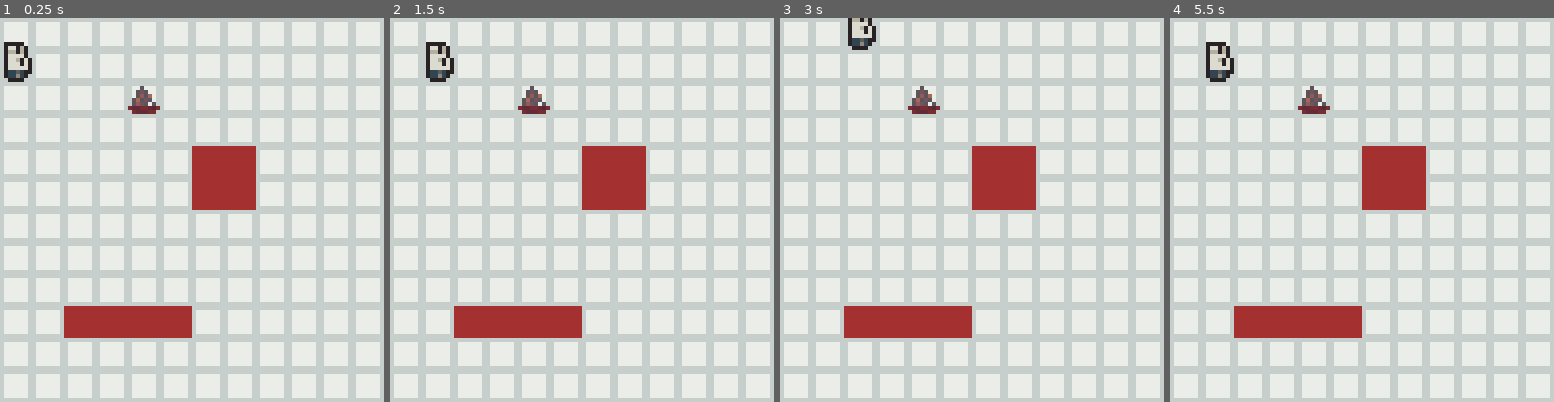
Above: before the commit, frames 1-4 (left to right).
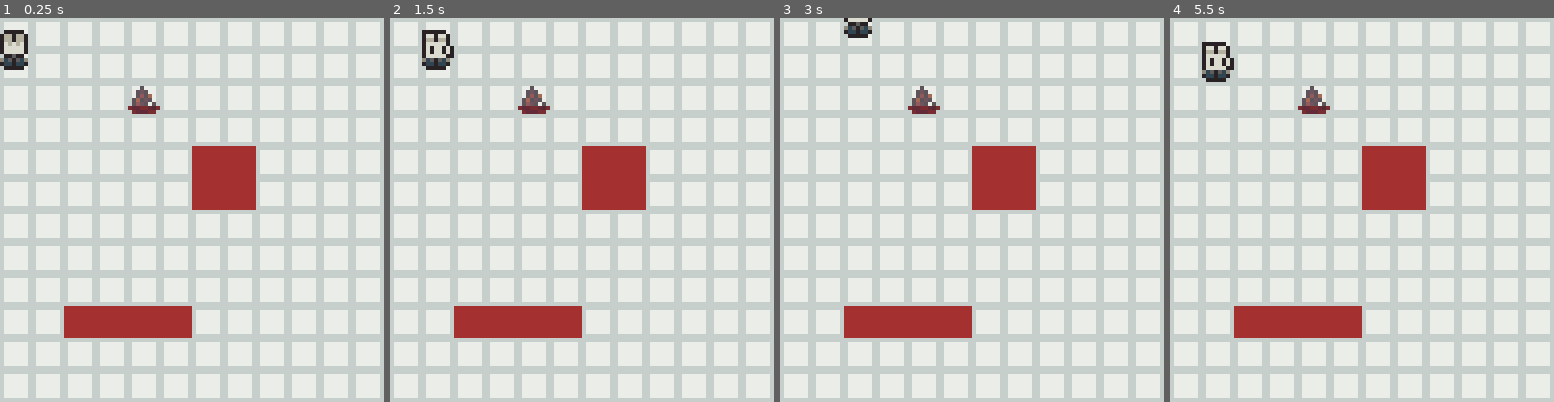
Above: after the commit, the same moments.

Repository: Someone68/cozyfall
Game: Godot game, scene res://scenes/level.tscn
Same seed, same stepped clock (60 frames per second), same inputs: the game is played once before the commit and once after it.
Inputs:
- Up to frame 1 (0.25 s): no input
- Up to frame 2 (1.5 s): tap Enter at 0.5 s; hold Right (ui_right) 0.53-1.28 s; tap Space at 1.25 s; hold Down (ui_down) from 1.28 s (still down)
- Up to frame 3 (3 s): tap Enter at 2 s; release Down (ui_down) at 2.03 s; hold Right (ui_right) 2.03-2.78 s; tap Space at 2.75 s; hold Up (ui_up) from 2.78 s (still down)
- Up to frame 4 (5.5 s): tap Enter at 3.5 s; release Up (ui_up) at 3.53 s; hold Left (ui_left) 3.53-5.03 s; tap Space at 4.25 s; hold Down (ui_down) from 5.03 s (still down)

The runs differ from the first frame. In frame 1, 0.9% of the frame differs, in the area x 0-9%, y 3-17%; in frame 2, 0.9%, in the area x 8-17%, y 3-17%; in frame 3, 0.5%; in frame 4, 0.4%.

Commit message:
player anims

Diff:
--- a/scenes/bonfire.tscn
+++ b/scenes/bonfire.tscn
@@ -52,5 +52,5 @@
 sprite_frames = SubResource("SpriteFrames_1eln1")
 animation = &"lit"
 autoplay = "lit"
-frame_progress = 0.024765266
+frame_progress = 0.46631652
 centered = false
--- a/scenes/player.tscn
+++ b/scenes/player.tscn
@@ -2,10 +2,6 @@
 
 [ext_resource type="Script" uid="uid://btaqfm32mplau" path="res://scripts/player.gd" id="1_g2els"]
 [ext_resource type="Texture2D" uid="uid://cx1df8p13focj" path="res://sprites/rabbit_spritesheet.png" id="2_g2els"]
-
-[sub_resource type="AtlasTexture" id="AtlasTexture_qhqgy"]
-atlas = ExtResource("2_g2els")
-region = Rect2(0, 0, 8, 14)
 
 [sub_resource type="AtlasTexture" id="AtlasTexture_dqkch"]
 atlas = ExtResource("2_g2els")
@@ -19,9 +15,9 @@
 atlas = ExtResource("2_g2els")
 region = Rect2(24, 0, 8, 14)
 
-[sub_resource type="AtlasTexture" id="AtlasTexture_fjrip"]
+[sub_resource type="AtlasTexture" id="AtlasTexture_g2els"]
 atlas = ExtResource("2_g2els")
-region = Rect2(0, 28, 8, 14)
+region = Rect2(0, 0, 8, 14)
 
 [sub_resource type="AtlasTexture" id="AtlasTexture_smehm"]
 atlas = ExtResource("2_g2els")
@@ -35,9 +31,9 @@
 atlas = ExtResource("2_g2els")
 region = Rect2(24, 28, 8, 14)
 
-[sub_resource type="AtlasTexture" id="AtlasTexture_d2wvv"]
+[sub_resource type="AtlasTexture" id="AtlasTexture_oprun"]
 atlas = ExtResource("2_g2els")
-region = Rect2(0, 14, 8, 14)
+region = Rect2(0, 28, 8, 14)
 
 [sub_resource type="AtlasTexture" id="AtlasTexture_3v2ag"]
 atlas = ExtResource("2_g2els")
@@ -51,12 +47,13 @@
 atlas = ExtResource("2_g2els")
 region = Rect2(24, 14, 8, 14)
 
+[sub_resource type="AtlasTexture" id="AtlasTexture_a8ls1"]
+atlas = ExtResource("2_g2els")
+region = Rect2(0, 14, 8, 14)
+
 [sub_resource type="SpriteFrames" id="SpriteFrames_fsrav"]
 animations = [{
 "frames": [{
-"duration": 1.0,
-"texture": SubResource("AtlasTexture_qhqgy")
-}, {
 "duration": 1.0,
 "texture": SubResource("AtlasTexture_dqkch")
 }, {
@@ -66,14 +63,19 @@
 "duration": 1.0,
 "texture": SubResource("AtlasTexture_tuyoq")
 }],
+"loop": 0,
+"name": &"down",
+"speed": 10.0
+}, {
+"frames": [{
+"duration": 1.0,
+"texture": SubResource("AtlasTexture_g2els")
+}],
 "loop": 1,
-"name": &"down",
+"name": &"down_idle",
 "speed": 5.0
 }, {
 "frames": [{
-"duration": 1.0,
-"texture": SubResource("AtlasTexture_fjrip")
-}, {
 "duration": 1.0,
 "texture": SubResource("AtlasTexture_smehm")
 }, {
@@ -83,14 +85,19 @@
 "duration": 1.0,
 "texture": SubResource("AtlasTexture_y4r1p")
 }],
+"loop": 0,
+"name": &"right",
+"speed": 10.0
+}, {
+"frames": [{
+"duration": 1.0,
+"texture": SubResource("AtlasTexture_oprun")
+}],
 "loop": 1,
-"name": &"right",
+"name": &"right_idle",
 "speed": 5.0
 }, {
 "frames": [{
-"duration": 1.0,
-"texture": SubResource("AtlasTexture_d2wvv")
-}, {
 "duration": 1.0,
 "texture": SubResource("AtlasTexture_3v2ag")
 }, {
@@ -100,8 +107,16 @@
 "duration": 1.0,
 "texture": SubResource("AtlasTexture_f1ej7")
 }],
+"loop": 0,
+"name": &"up",
+"speed": 10.0
+}, {
+"frames": [{
+"duration": 1.0,
+"texture": SubResource("AtlasTexture_a8ls1")
+}],
 "loop": 1,
-"name": &"up",
+"name": &"up_idle",
 "speed": 5.0
 }]
 
@@ -111,4 +126,4 @@
 [node name="AnimatedSprite2D" type="AnimatedSprite2D" parent="." unique_id=1099299]
 position = Vector2(4, 1)
 sprite_frames = SubResource("SpriteFrames_fsrav")
-animation = &"right"
+animation = &"up"
--- a/scripts/player.gd
+++ b/scripts/player.gd
@@ -1,29 +1,53 @@
 extends Node2D
 @onready var level = owner
 const TILE := 8
-const MAX_TEMPERATURE := 6
+const MAX_TEMPERATURE := 9
 var grid_pos: Vector2i
 var moving := false
-var temperature := 5
+var temperature := 8
+var direction: Vector2i
+
+func play_anim(suffix: String = ""):
+	var anim := "right"
+	if direction == Vector2i.UP: anim = "up"
+	elif direction == Vector2i.DOWN: anim = "down"
+	$AnimatedSprite2D.flip_h = direction.x == -1
+	$AnimatedSprite2D.play(anim + suffix)
 
 func handle_movement():
-	if moving: return
+	if moving: return false
 	var dir := Vector2i.ZERO
 	if Input.is_action_just_pressed("ui_right"): dir = Vector2i.RIGHT
 	elif Input.is_action_just_pressed("ui_left"): dir = Vector2i.LEFT
 	elif Input.is_action_just_pressed("ui_up"): dir = Vector2i.UP
 	elif Input.is_action_just_pressed("ui_down"): dir = Vector2i.DOWN
 	if dir != Vector2i.ZERO:
-		print(temperature)
+		direction = dir
 		#level.save_state()
 		if level.move_player(dir):
 			temperature -= 1
+			play_anim()
+		else:
+			play_anim("_idle")
+		return true
+	return false
+
 
 func _process(_delta: float):
 	handle_movement()
 
 func animate_to(px: Vector2):
 	moving = true
+
+	# get how long animation is
+	var frames: SpriteFrames = $AnimatedSprite2D.sprite_frames
+	var anim: StringName = $AnimatedSprite2D.animation
+	var dur: float = frames.get_frame_count(anim) / frames.get_animation_speed(anim)
 	var t := create_tween()
-	t.tween_property(self, "position", px, 0.1)
-	t.finished.connect(func(): moving = false)
+	t.set_trans(Tween.TRANS_SINE)
+
+	# move the player
+	t.tween_property(self, "position", px, dur)
+	t.finished.connect(func():
+		moving = false
+		play_anim("_idle"))
